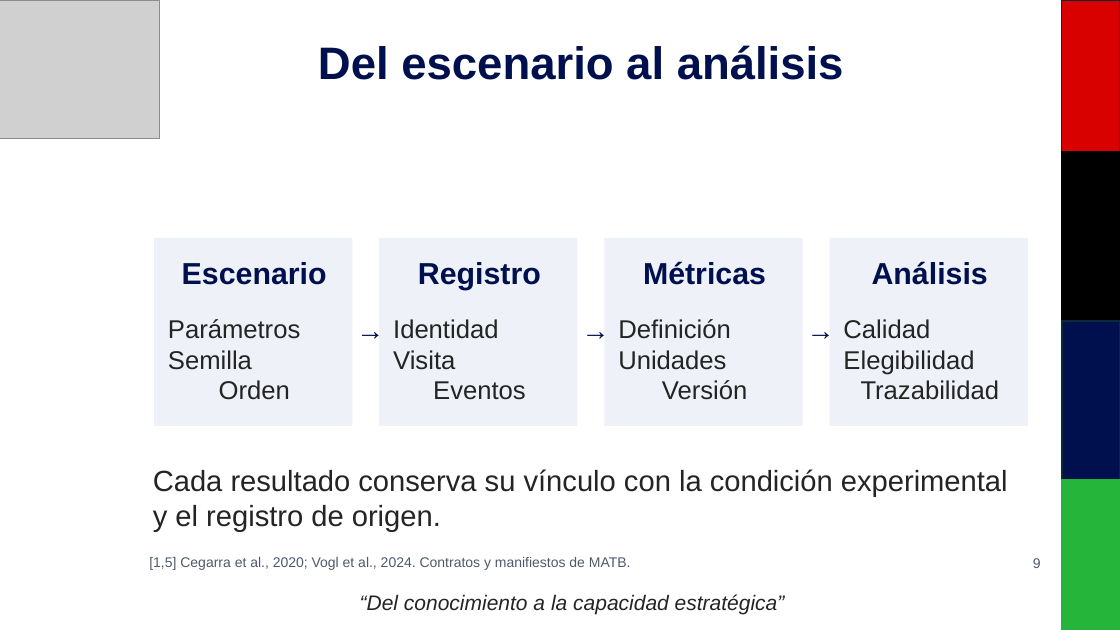
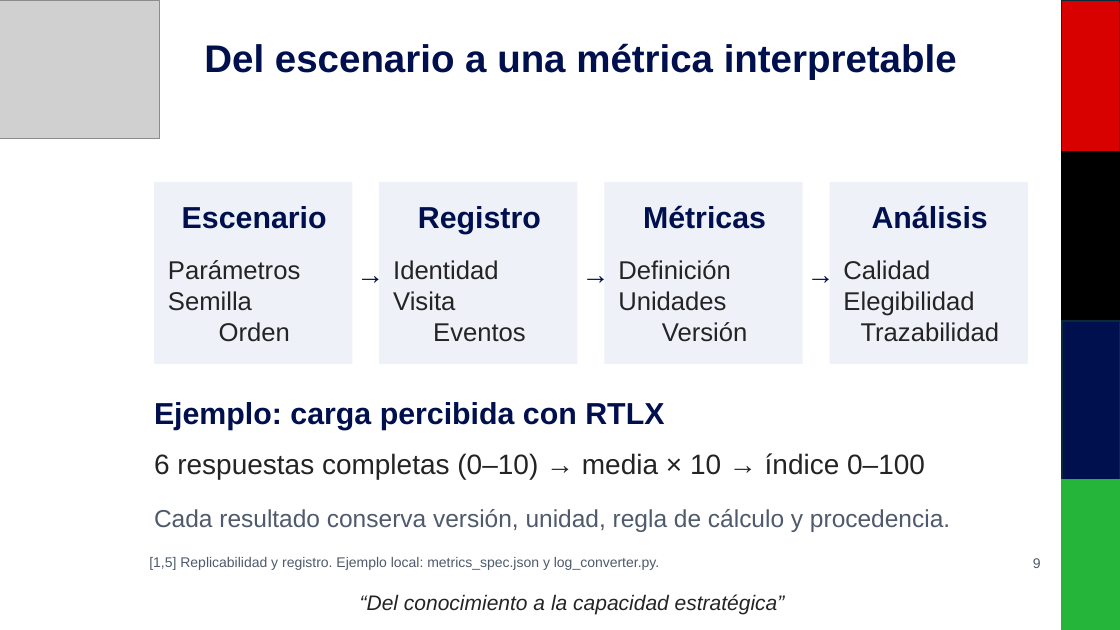
Before and after one commit to strikerdlm/MATB, a slide deck: slide 9 of CEINNA/entregables/ASTRA_MATB_III_CEINNA_es.pptx. Drawn at 1120x630 pixels with LibreOffice and Linux fonts; fonts in the diff are those of the drawing; grey boxes stand for pictures. Boxes give left, top, right and bottom in pixels: in the first picture for what was removed or moved away, otherwise in the second. Text is boxed around its words. In the diff, an @@ line names an element or a change of style, - is before the commit and + after.

```diff
--- a/CEINNA/entregables/ASTRA_MATB_III_CEINNA_es.pptx
+++ b/CEINNA/entregables/ASTRA_MATB_III_CEINNA_es.pptx
@@ text at [204,43,957,79]: text changed; size 39 to 33 pt @@
-Del escenario al análisis
+Del escenario a una métrica interpretable
@@ rectangle: place and size @@
-rectangle at [154,238,352,426]
+rectangle at [154,182,352,365]
@@ rectangle: place and size @@
-rectangle at [379,238,577,426]
+rectangle at [379,182,577,365]
@@ rectangle: place and size @@
-rectangle at [604,238,802,426]
+rectangle at [604,182,802,365]
@@ rectangle: place and size @@
-rectangle at [830,238,1028,426]
+rectangle at [830,182,1028,365]
@@ 7 texts: place and size @@
-7 texts at [182,261,988,355]
+7 texts at [182,205,988,300]
@@ 4 texts: place and size @@
-4 texts at [168,319,1000,400]
+4 texts at [168,260,1000,342]
@@ text at [154,402,664,430]: text changed; size 25 to 26 pt; text colour #242424 to #000F4D; bold on @@
-Cada resultado conserva su vínculo con la condición experimental y el registro de origen.
+Ejemplo: carga percibida con RTLX
@@ text added at [154,453,925,479], 24 pt, text #242424 @@
+6 respuestas completas (0–10) → media × 10 → índice 0–100
@@ text added at [154,509,950,532], 21 pt, text #4F5A6C @@
+Cada resultado conserva versión, unidad, regla de cálculo y procedencia.
@@ text at [149,557,659,570]: text changed @@
-[1,5] Cegarra et al., 2020; Vogl et al., 2024. Contratos y manifiestos de MATB.
+[1,5] Replicabilidad y registro. Ejemplo local: metrics_spec.json y log_converter.py.
```
Also in this commit, not shown: 4 other slides changed, 43 other files.
